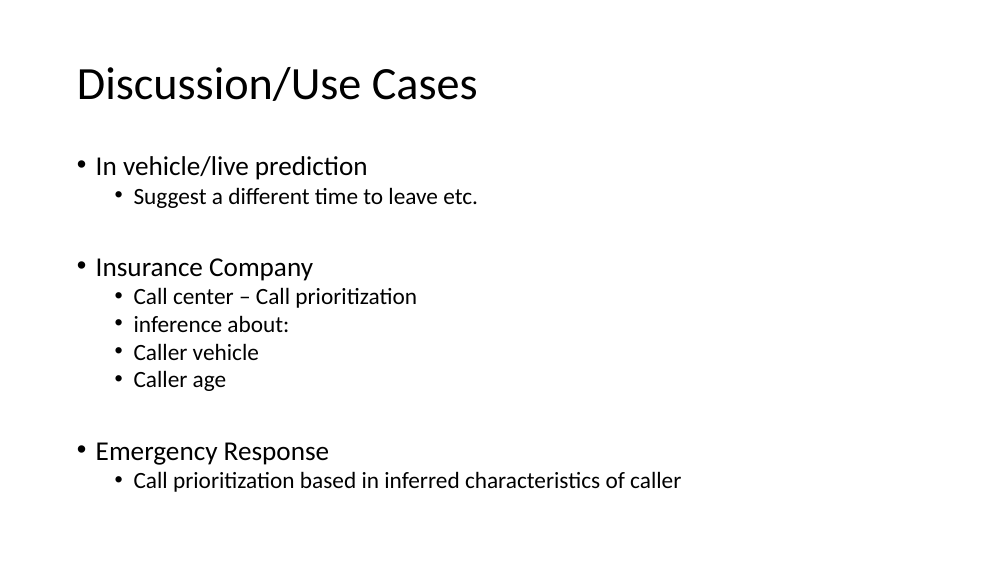
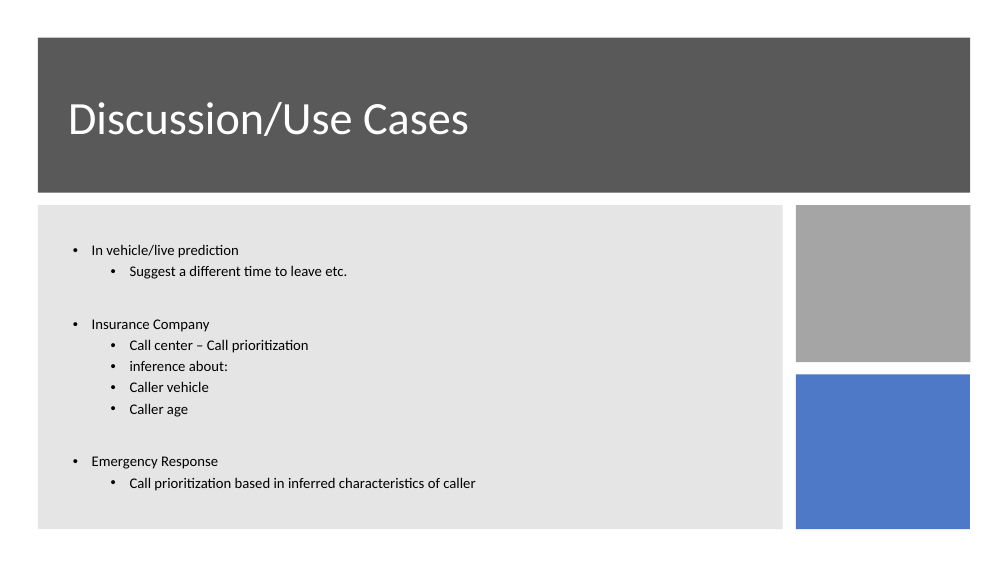
Before and after one commit to scharpham/Springboard, a slide deck: slide 14 of Capstone2/capstone2/reports/Predicting Accident Severity.pptx. Drawn at 1008x567 pixels with LibreOffice and Linux fonts; fonts in the diff are those of the drawing. Boxes give left, top, right and bottom in pixels: in the first picture for what was removed or moved away, otherwise in the second. Text is boxed around its words. In the diff, an @@ line names an element or a change of style, - is before the commit and + after.

```diff
--- a/Capstone2/capstone2/reports/Predicting Accident Severity.pptx
+++ b/Capstone2/capstone2/reports/Predicting Accident Severity.pptx
@@ rectangle added at bbox=[38, 38, 970, 193], fill #595959 @@
@@ title "Discussion/Use Cases": place and size @@
-title "Discussion/Use Cases" at bbox=[77, 67, 478, 101]
+title "Discussion/Use Cases" at bbox=[68, 102, 469, 136]
@@ title "Discussion/Use Cases" at bbox=[68, 102, 469, 136]: text colour #000000 to #FFFFFF @@
@@ rectangle added at bbox=[38, 205, 783, 529], fill #808080 at 20% opacity @@
@@ rectangle added at bbox=[796, 205, 971, 362], fill #A5A5A5 @@
@@ text "In vehicle/live prediction": place and size @@
-text "In vehicle/live prediction" at bbox=[96, 156, 681, 492]
+text "In vehicle/live prediction" at bbox=[92, 244, 475, 491]
@@ text "In vehicle/live prediction" at bbox=[92, 244, 475, 491]: size 25.9 to 14 pt in "In vehicle/live prediction", "Insurance Company", "Emergency Response"; size 22.2 to 14 pt in "Suggest a different time to leave etc.", "Call center – Call prioritization", "inference about:", "Caller vehicle" and 2 more places; line spacing 0.8 to 0.9; vertical alignment top to middle @@
@@ rectangle added at bbox=[796, 374, 970, 529], fill #4472C4 at 95% opacity @@
```
Also in this commit, not shown: 13 other slides changed.
